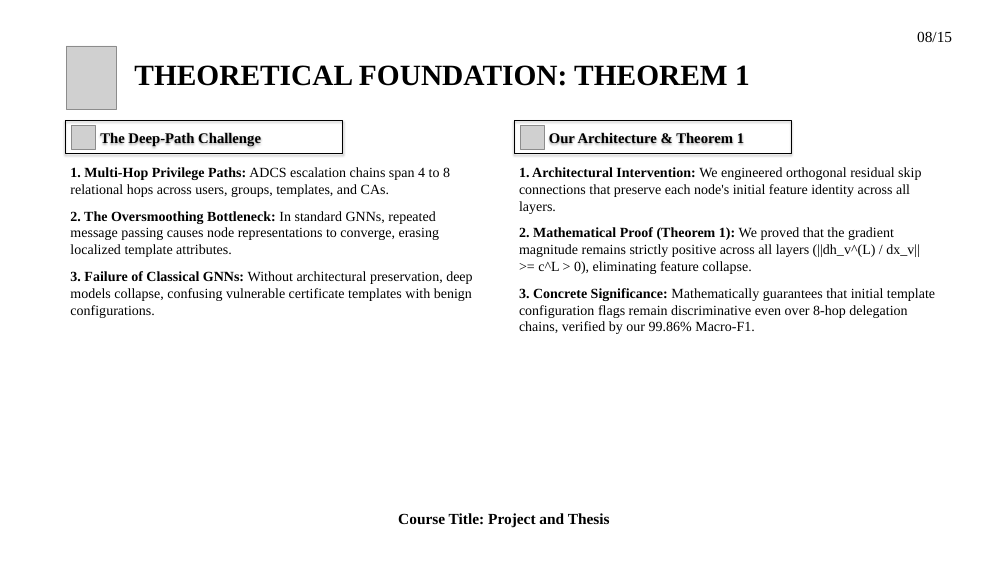
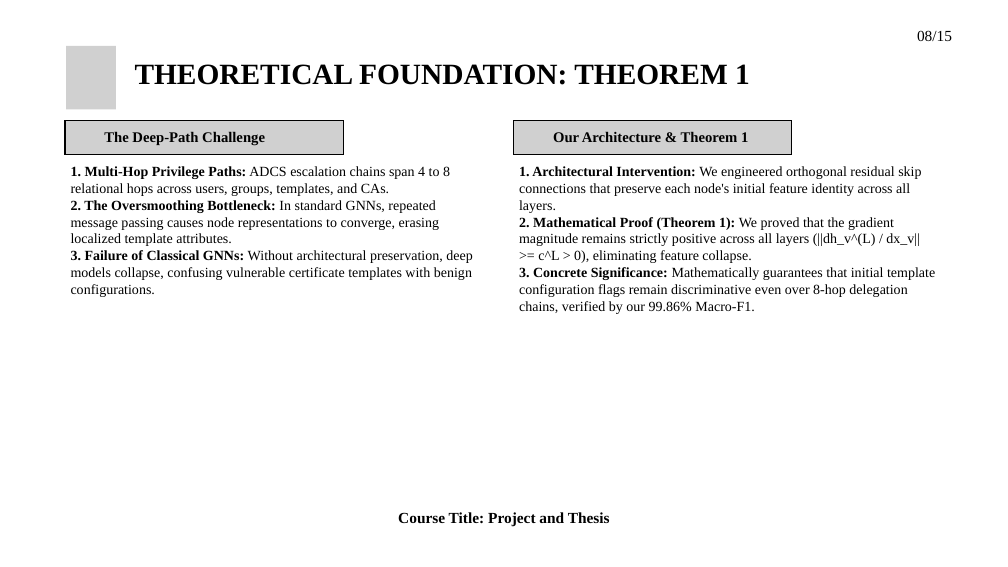
Before and after one commit to hasanshahriar32/GOAD, a slide deck: slide 10 of thesis_paper/certgraph_thesis_defense.pptx (slide 8 before the commit). Drawn at 1008x567 pixels with LibreOffice and Linux fonts; fonts in the diff are those of the drawing; grey boxes stand for pictures; background and template pictures are left out. Boxes give left, top, right and bottom in pixels: in the first picture for what was removed or moved away, otherwise in the second. Text is boxed around its words. In the diff, an @@ line names an element or a change of style, - is before the commit and + after.

Commit message:
feat: add slide diagram generation scripts and update presentation figures and layouts

```diff
--- a/thesis_paper/certgraph_thesis_defense.pptx
+++ b/thesis_paper/certgraph_thesis_defense.pptx
@@ text "08/15" at (917, 30, 952, 41): line spacing 1 to 26.4pt @@
@@ text "THEORETICAL FOUNDATION: THEOREM 1" at (135, 64, 750, 85): line spacing 1 to 50.4pt @@
@@ text "The Deep-Path Challenge": place and size @@
-text "The Deep-Path Challenge" at (66, 121, 343, 154)
+text "The Deep-Path Challenge" at (104, 131, 265, 146)
@@ text "The Deep-Path Challenge" at (104, 131, 265, 146): line spacing 1 to 25.2pt; outline #000000 1.5 pt to none; shadow off @@
@@ text "Our Architecture & Theorem 1": place and size @@
-text "Our Architecture & Theorem 1" at (514, 121, 791, 154)
+text "Our Architecture & Theorem 1" at (553, 131, 748, 142)
@@ text "Our Architecture & Theorem 1" at (553, 131, 748, 142): line spacing 1 to 25.2pt; outline #000000 1.5 pt to none; shadow off @@
@@ picture added at (65, 120, 343, 154) @@
@@ picture added at (514, 120, 792, 154) @@
@@ outline redrawn in 3 elements at (66, 46, 116, 109), (72, 125, 95, 149), (520, 125, 544, 149) @@
@@ text "1. Multi-Hop Privilege Paths: ADCS ..." at (71, 166, 472, 297): line spacing 1 to 24pt; less space between paragraphs @@
@@ text "1. Architectural Intervention: We engineered ..." at (519, 166, 935, 314): line spacing 1 to 24pt; less space between paragraphs @@
```
Also in this commit, not shown: 12 other slides changed, 3 slides added, 1 slide removed, 15 other files.
